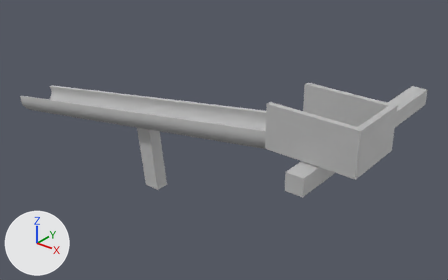
Two versions of the FBX model Escape Room Group Project/Assets/3D Model/Slope.fbx, one commit apart.
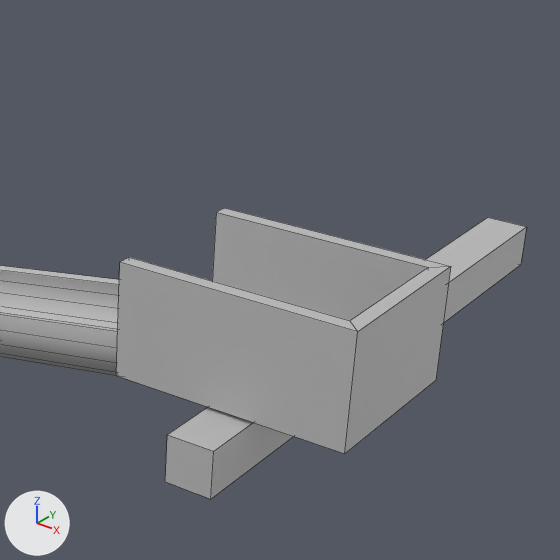
Each version is shown whole from a 50 mm lens placed at (-10.345, 5.395, 6.049), pointed at (-12.1, 7.59, 4.688), then close up on the part from 49% to 98% of the width and 0% to 79% of the height. Every picture has the same lights, and +X, +Y and +Z are marked at lower left. The close-ups show mesh edges as thin lines. Where no turn or scale is listed for an object, it has been applied to the vertices.

Script lines for the objects in view, before the commit:
```python
me_mesh = bpy.data.meshes.new('Mesh')
me_mesh.from_pydata(...)  # a box spanning x -0.039..0.039, y -0.473..0.626, z -0.039..0.039
me_mesh.materials.append(mat_lambert1)  # grey #bcbcbc
me_mesh_001 = bpy.data.meshes.new('Mesh.001')
me_mesh_001.from_pydata(...)  # 16 vertices, 14 faces; spans x -0.192..0.192, y -0.144..0.144, z -0.048..0.138
me_mesh_001.materials.append(mat_lambert1)  # grey #bcbcbc
me_mesh_002 = bpy.data.meshes.new('Mesh.002')
me_mesh_002.from_pydata(...)  # 110 vertices, 108 faces; spans x -0.83..0.84, y -0.11..0.11, z -0.39..0.16
me_mesh_002.materials.append(mat_lambert1)  # grey #bcbcbc
ob_pcube1 = bpy.data.objects.new('pCube1', me_mesh_001)
ob_pcube1.location = (-11.358, 7.297, 5.031)
ob_pcube2 = bpy.data.objects.new('pCube2', me_mesh)
ob_pcube2.location = (-11.354, 7.529, 4.939)
ob_pcylinder1 = bpy.data.objects.new('pCylinder1', me_mesh_002)
ob_pcylinder1.location = (-12.389, 7.295, 4.88)
```
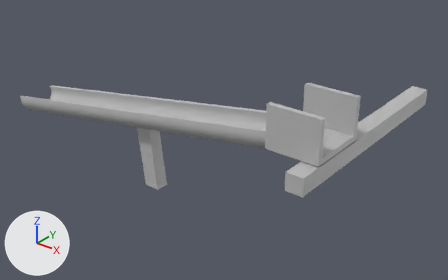
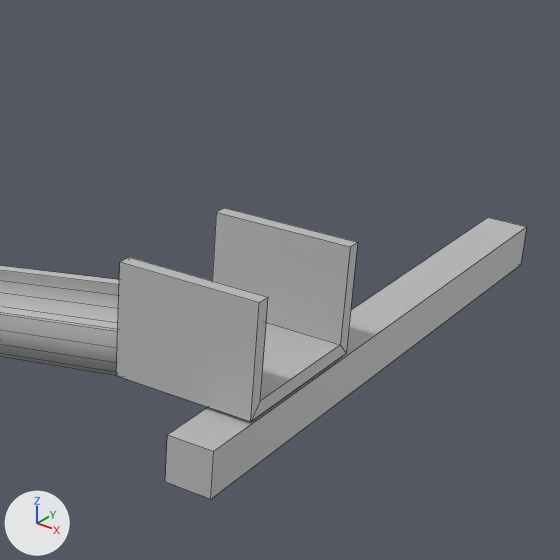
The change, as a diff of the scene's bpy script:
```diff
--- a/Escape Room Group Project/Assets/3D Model/Slope.fbx.py
+++ b/Escape Room Group Project/Assets/3D Model/Slope.fbx.py
@@ me_mesh_001 @@
 # used by ob_pcube1; location = (-11.358, 7.297, 5.031)
-me_mesh_001.from_pydata(...)  # 16 vertices, 14 faces; spans x -0.192..0.192, y -0.144..0.144, z -0.048..0.138
+me_mesh_001.from_pydata(...)  # 16 vertices, 14 faces; spans x -0.192..0.042, y -0.144..0.144, z -0.048..0.138
+# me_mesh_001 part 1
+# 8 vertices are removed from x 0.168..0.192, y -0.144..0.144, z -0.048..0.138
+# 11 faces are deleted
+# 8 new vertices lie (0.234, 0.0, 0.0) away from vertices in x -0.192, y -0.144..0.144, z -0.048..0.138
+# 11 new faces join them
 me_mesh_001.materials.append(mat_lambert1)
```

What differs and where, as boxes [x1, y1, x2, y2] in the close-ups (560 x 560 px):
'pCube1', reshaped (28% narrower, 13% shorter)
    before: [116, 208, 451, 454]
    after: [116, 208, 358, 422]
